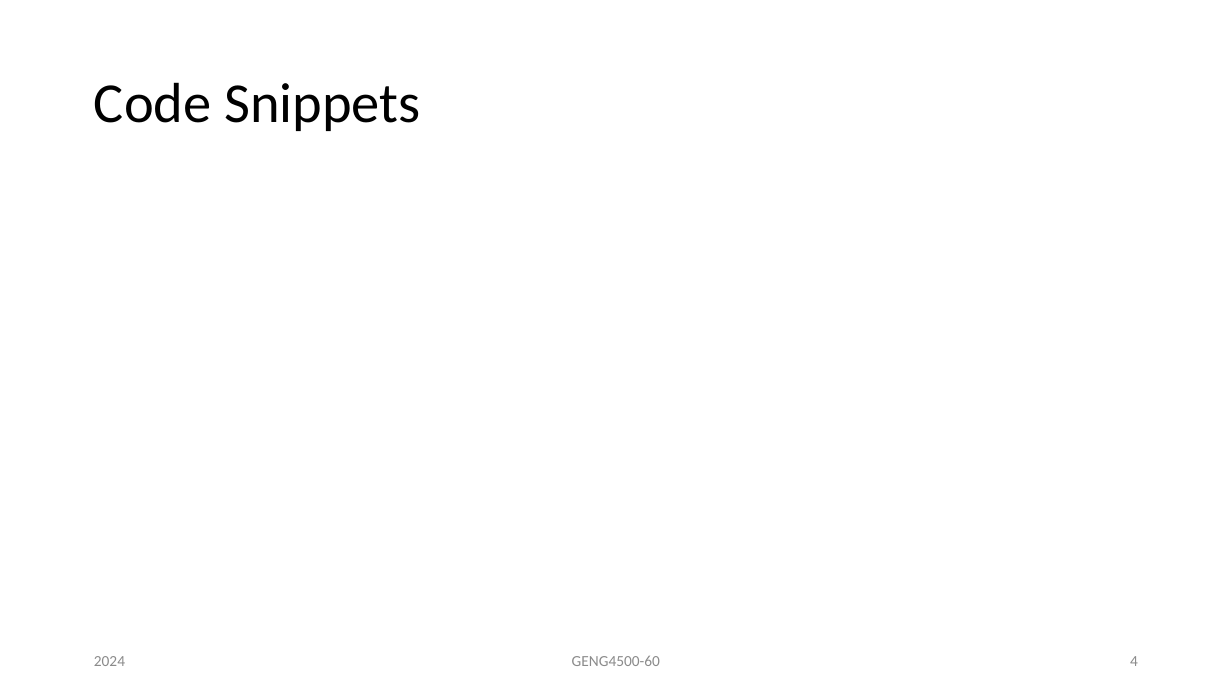
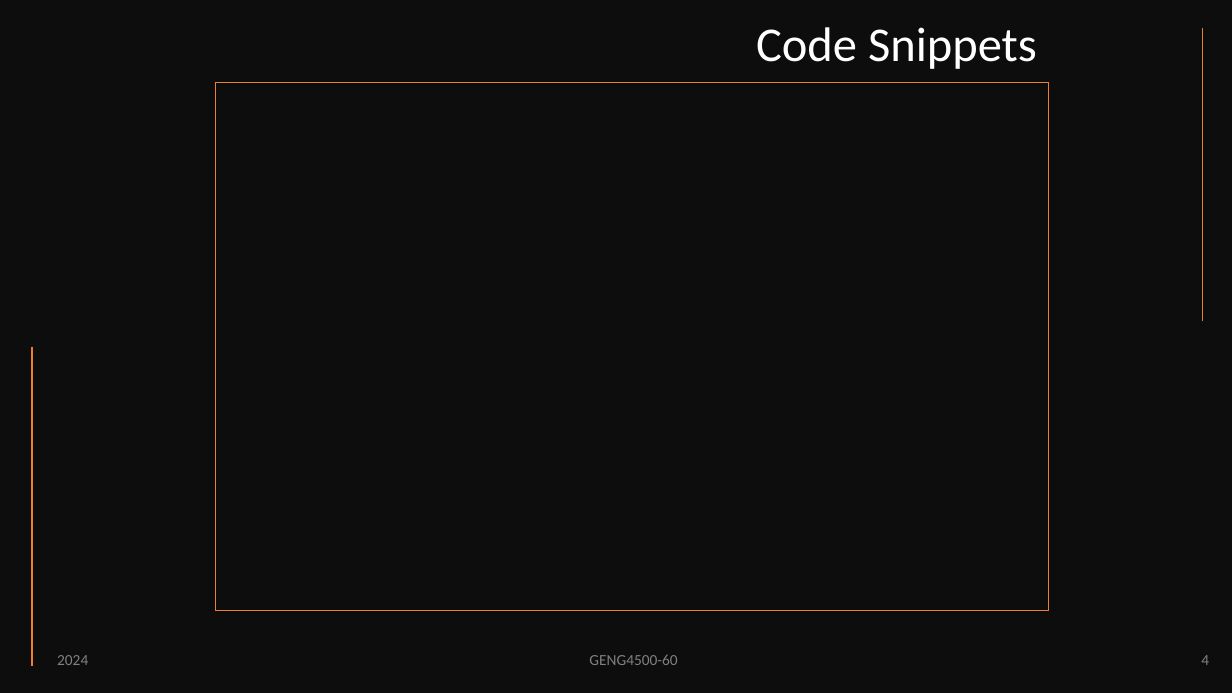
Before and after one commit to PMcTwist/Machine_Learn_Project, a slide deck: slide 4 of Presentation/ALI_Raymond_MAYNARD_Patrick_GENG4500_Final_presentation_2024.pptx. Drawn at 1232x693 pixels with LibreOffice and Linux fonts; fonts in the diff are those of the drawing. Boxes give left, top, right and bottom in pixels: in the first picture for what was removed or moved away, otherwise in the second. Text is boxed around its words. In the diff, an @@ line names an element or a change of style, - is before the commit and + after.

Commit message:
-Added design to slides -Added slides outline -Added video to slides -Added embedded excel sheet to slide
P@

```diff
--- a/Presentation/ALI_Raymond_MAYNARD_Patrick_GENG4500_Final_presentation_2024.pptx
+++ b/Presentation/ALI_Raymond_MAYNARD_Patrick_GENG4500_Final_presentation_2024.pptx
@@ rectangle added at box(0, 0, 1232, 693), fill #0D0D0D @@
@@ title "Code Snippets": place and size @@
-title "Code Snippets" at box(94, 82, 421, 131)
+title "Code Snippets" at box(756, 27, 1037, 69)
@@ title "Code Snippets" at box(756, 27, 1037, 69): size 44 to 37.8 pt, text colour #000000 to #FFFFFF; alignment left to centre; vertical alignment middle to bottom @@
@@ line added from (1202, 28) to (1202, 322), #ED7D31 1 pt @@
@@ rectangle added at box(215, 82, 1048, 610), outline #ED7D31 1 pt @@
@@ line added from (32, 347) to (32, 666), #ED7D31 1 pt @@
@@ text "2024": place and size @@
-text "2024" at box(94, 656, 125, 666)
+text "2024" at box(57, 655, 88, 665)
@@ text "2024" at box(57, 655, 88, 665): text colour #8C8C8C to #808080; more space between paragraphs @@
@@ text "GENG4500-60": place and size @@
-text "GENG4500-60" at box(572, 655, 660, 666)
+text "GENG4500-60" at box(589, 654, 677, 665)
@@ text "GENG4500-60" at box(589, 654, 677, 665): text colour #8C8C8C to #808080; alignment centre to left; more space between paragraphs @@
@@ page number at box(1201, 655, 1209, 665): text colour #8C8C8C to #808080; more space between paragraphs @@
@@ page number: place and size @@
-page number at box(1130, 656, 1138, 666)
+page number at box(1201, 655, 1209, 665)
```
Also in this commit, not shown: 8 other slides changed, 1 slide added.
